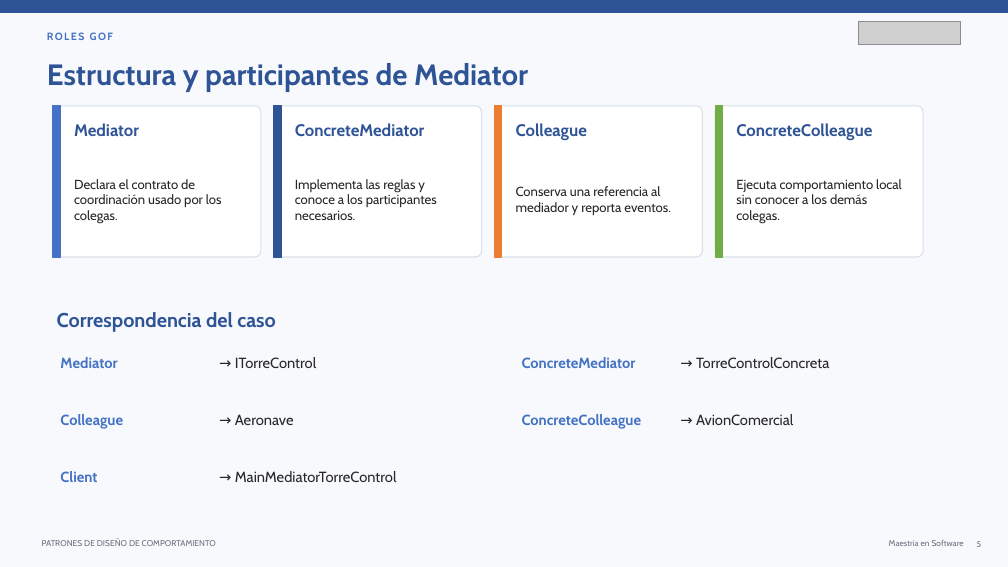
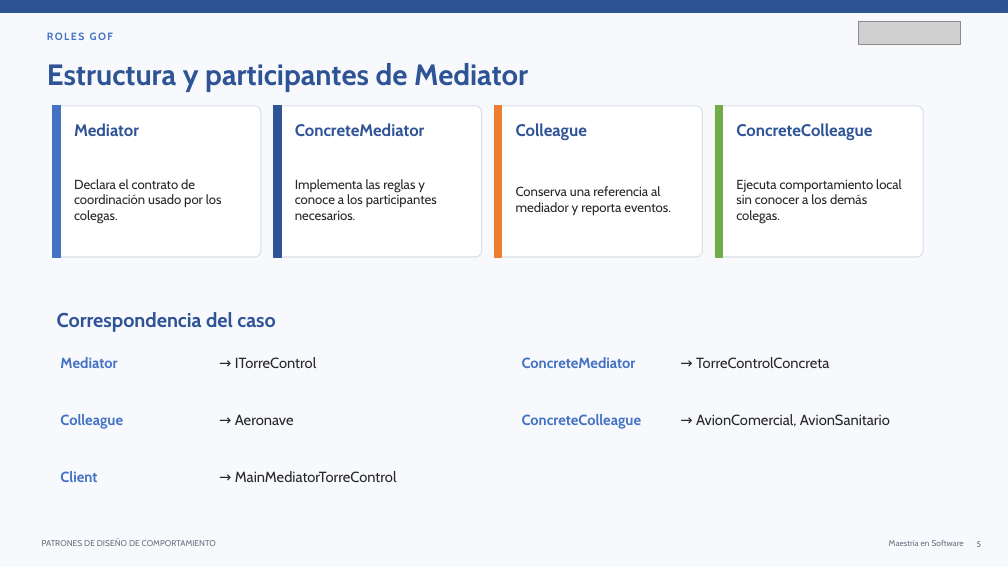
Before and after one commit to carytnas/PDS_Actividad03_Grupo02, a slide deck: slide 5 of documentacion/PDS_Actividad03_Grupo02.pptx. Drawn at 1008x567 pixels with LibreOffice and Linux fonts; fonts in the diff are those of the drawing; grey boxes stand for pictures. Boxes give left, top, right and bottom in pixels: in the first picture for what was removed or moved away, otherwise in the second. Text is boxed around its words. In the diff, an @@ line names an element or a change of style, - is before the commit and + after.

Commit message:
Mejoras de Mediator y Command, pruebas e informe actualizado
- Mediator: AvionSanitario con prioridad en la torre, aviso de nuevas
  posiciones en la cola y registro de aeronaves desde el cliente.
- Command: deshacer con historial, Ventilador, MacroComando y control
  con varios botones reasignables.
- Pruebas unitarias con JUnit 5 (13 pruebas) y pom.xml para mvn test.
- Diagramas UML regenerados y alineados con el código.
- Informe (docx y pdf) y presentación actualizados.

```diff
--- a/documentacion/PDS_Actividad03_Grupo02.pptx
+++ b/documentacion/PDS_Actividad03_Grupo02.pptx
@@ text at (x1=696, y1=414, x2=890, y2=427): text changed @@
-→ AvionComercial
+→ AvionComercial, AvionSanitario
```
Also in this commit, not shown: 15 other slides changed, 3 slides added, 24 other files.
